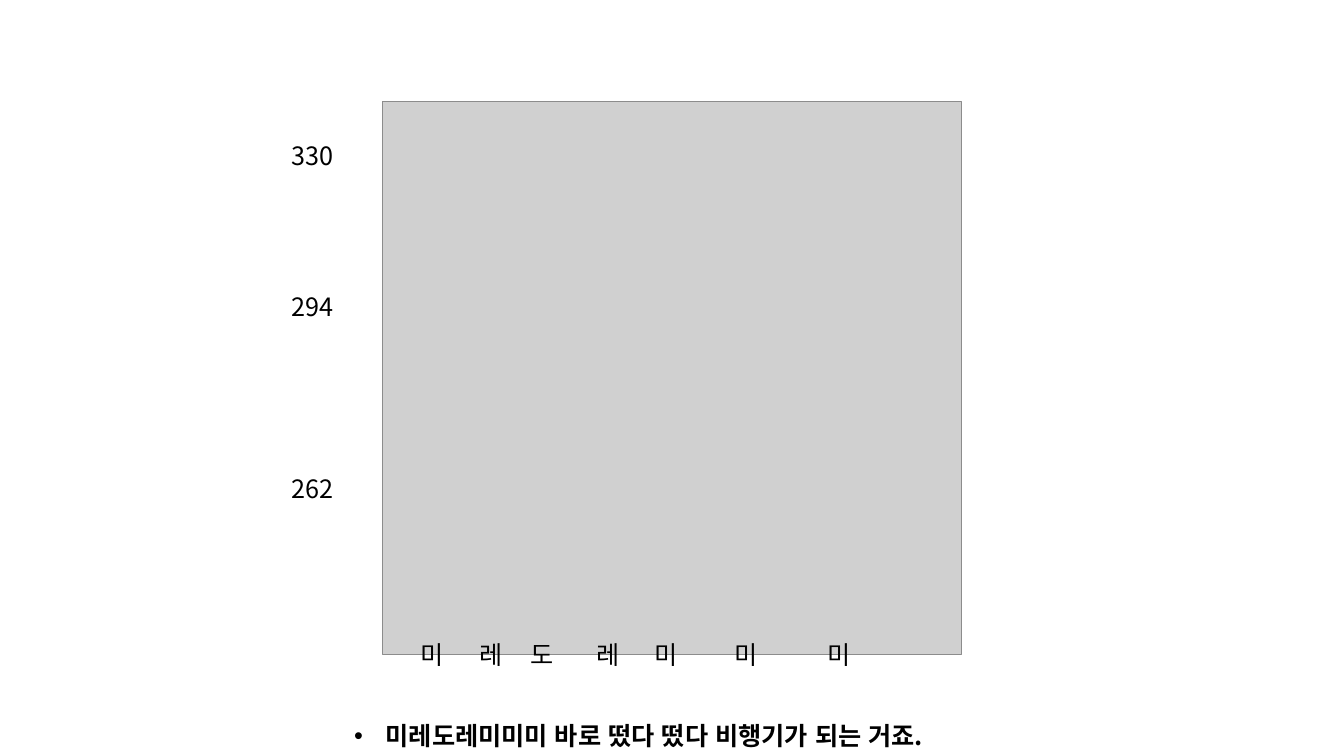
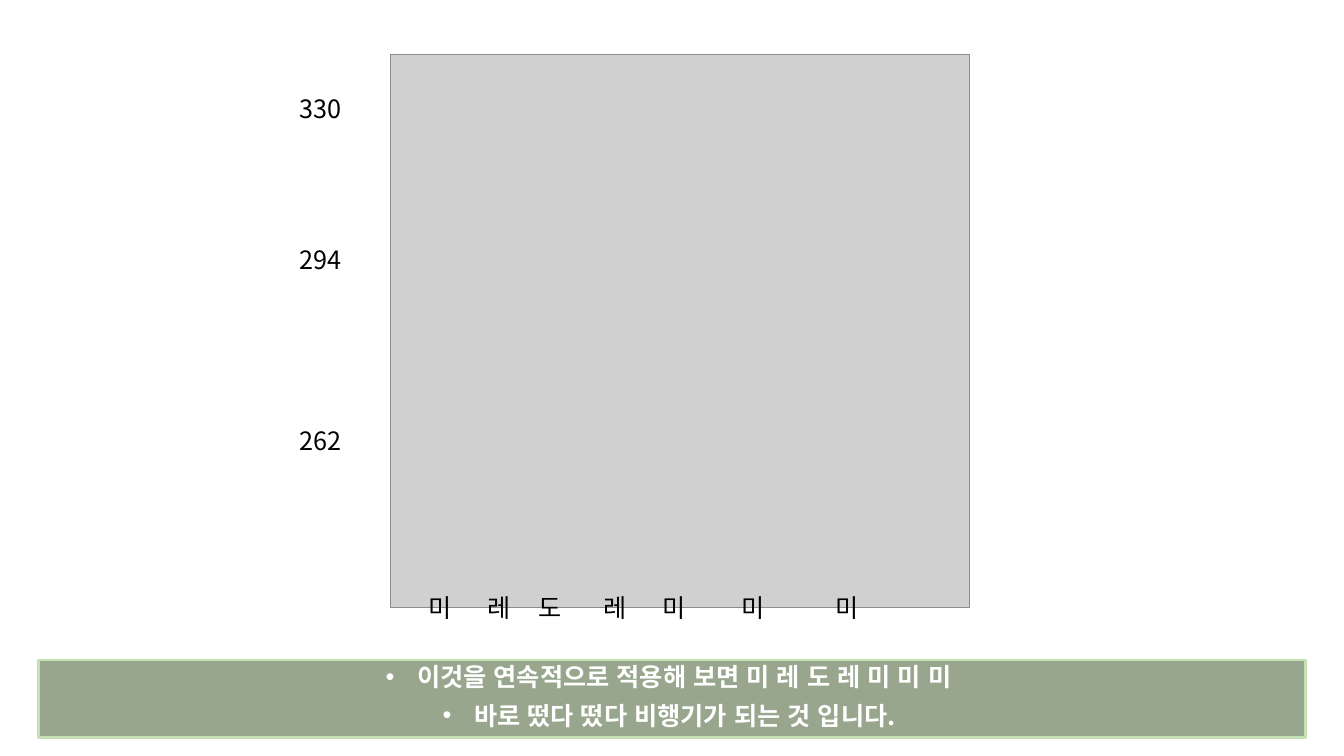
Before and after one commit to kookmin-sw/2018-cap1-14, a slide deck: slide 24 of doc/reports/캡스톤 1차 발표 자료.pptx (slide 21 before the commit). Drawn at 1344x756 pixels with LibreOffice and Linux fonts; fonts in the diff are those of the drawing; grey boxes stand for pictures. Boxes give left, top, right and bottom in pixels: in the first picture for what was removed or moved away, otherwise in the second. Text is boxed around its words. In the diff, an @@ line names an element or a change of style, - is before the commit and + after.

```diff
--- a/doc/reports/캡스톤 1차 발표 자료.pptx
+++ b/doc/reports/캡스톤 1차 발표 자료.pptx
@@ picture: place and size @@
-picture at [383, 102, 962, 654]
+picture at [390, 54, 969, 607]
@@ text "330": place and size @@
-text "330" at [292, 146, 334, 499]
+text "330" at [300, 99, 342, 451]
@@ text "미 레 도 레 미 ...": place and size @@
-text "미 레 도 레 미 ..." at [421, 643, 851, 670]
+text "미 레 도 레 미 ..." at [429, 596, 859, 623]
@@ rectangle "이것을 연속적으로 적용해 보면 미 ...": place and size @@
-rectangle "이것을 연속적으로 적용해 보면 미 ..." at [386, 724, 923, 748]
+rectangle "이것을 연속적으로 적용해 보면 미 ..." at [38, 660, 1306, 738]
@@ rectangle "이것을 연속적으로 적용해 보면 미 ..." at [38, 660, 1306, 738]: vertical alignment top to middle; fill none to #385723 at 52% opacity; outline none to #C5E0B4 2 pt @@
@@ text in rectangle at [417, 665, 951, 727]: text changed; text colour #000000 to #FFFFFF @@
-• 미레도레미미미 바로 떴다 떴다 비행기가 되는 거죠.
+• 이것을 연속적으로 적용해 보면 미 레 도 레 미 미 미
+• 바로 떴다 떴다 비행기가 되는 것 입니다.
```
Also in this commit, not shown: 17 other slides changed, 5 slides added, 2 slides removed, 6 other files.
